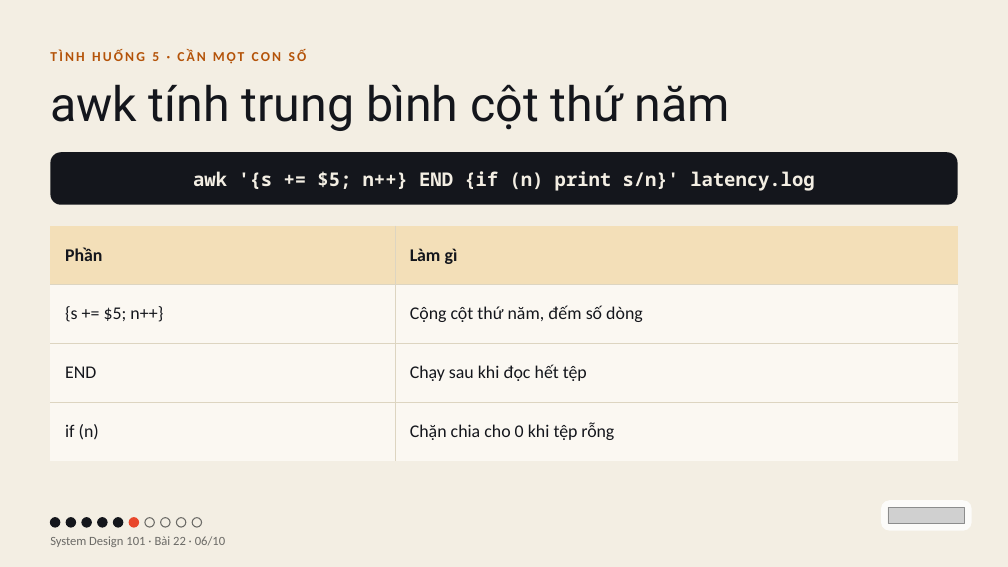
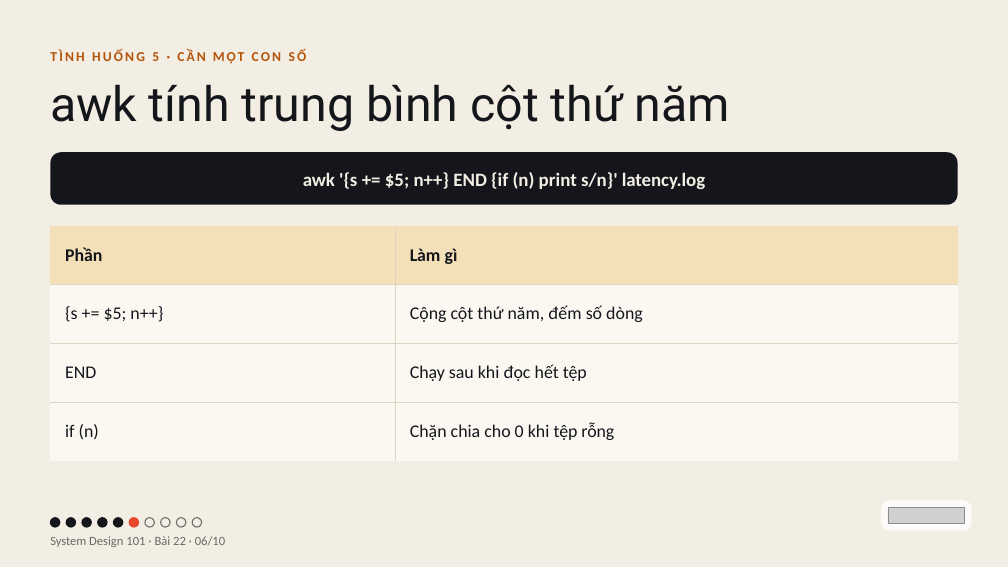
Before and after one commit to vohoailinh90/tool-marketing-studio, a slide deck: slide 6 of system-design-101/vi/lessons/sd-13-022/slides/sd-13-022.pptx. Drawn at 1008x567 pixels with LibreOffice and Linux fonts; fonts in the diff are those of the drawing; grey boxes stand for pictures. Boxes give left, top, right and bottom in pixels: in the first picture for what was removed or moved away, otherwise in the second. Text is boxed around its words. In the diff, an @@ line names an element or a change of style, - is before the commit and + after.

```diff
--- a/system-design-101/vi/lessons/sd-13-022/slides/sd-13-022.pptx
+++ b/system-design-101/vi/lessons/sd-13-022/slides/sd-13-022.pptx
@@ rounded rectangle "awk '{s += $5; n++} ..." at bbox=[50, 152, 958, 205]: font Noto Sans Mono to Calibri; letter spacing -0.1 to -0.2 pt in "awk"; letter spacing -0.1 to 0 pt in "'{s += $5; n++} END {if (n) ..." @@
```
Also in this commit, not shown: 5 other slides changed, 3 other files.
